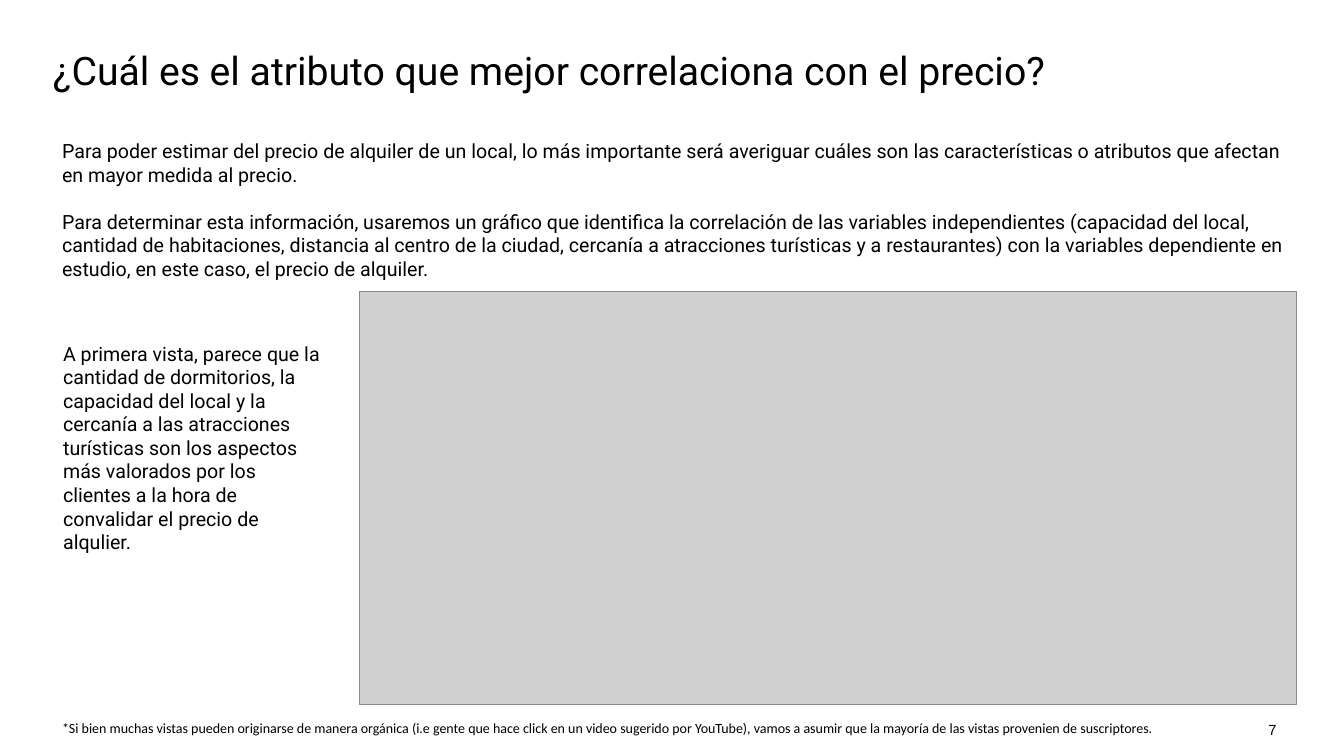
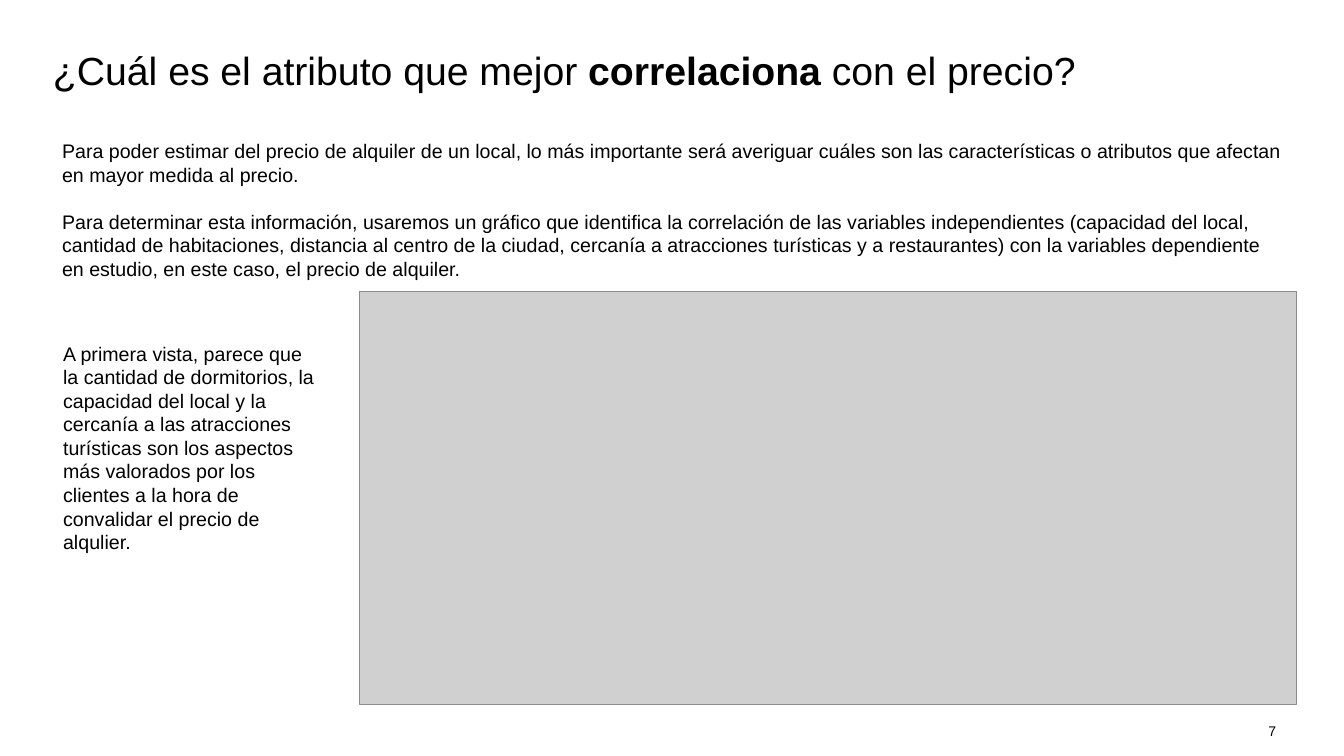
Before and after one commit to tekluis/CoderHouse, a slide deck: slide 7 of 11-PRESENTACION_TEK.pptx. Drawn at 1344x756 pixels with LibreOffice and Linux fonts; fonts in the diff are those of the drawing; grey boxes stand for pictures. Boxes give left, top, right and bottom in pixels: in the first picture for what was removed or moved away, otherwise in the second. Text is boxed around its words. In the diff, an @@ line names an element or a change of style, - is before the commit and + after.

```diff
--- a/11-PRESENTACION_TEK.pptx
+++ b/11-PRESENTACION_TEK.pptx
@@ text "¿Cuál es el atributo que ..." at [53,56,1075,93]: font Roboto to Arial; bold on in "correlaciona" @@
@@ text "Para poder estimar del precio ..." at [62,143,1280,280]: font Roboto to Arial @@
@@ text "A primera vista, parece que ..." at [63,346,314,553]: font Roboto to Arial @@
@@ text removed at [62,723,1152,736] @@
-*Si bien muchas vistas pueden originarse de manera orgánica (i.e gente que hace click en un video sugerido por YouTube), vamos a asumir que la mayoría de las vistas provenien de suscriptores.
@@ page number at [1268,726,1276,736]: size 10.5 to 10 pt; vertical alignment middle to top @@
```
Also in this commit, not shown: 11 other slides changed, 1 slide added, 1 slide removed, 4 other files.
